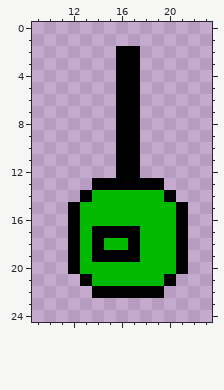
Edited in one commit: pixel-art sprite (roam_boter/simulation/debug_images/tank_turret.png). The picture above was drawn from the file before the commit.
The file is 32x32 pixels. Shown: x 9..23, y 0..24.
The result:
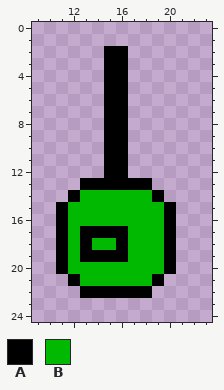
Palette (. is transparent): A #000000  B #00b900
Edits made:
{"y":2,"x":15,"old":".","new":"A"}
{"y":2,"x":17,"old":"A","new":"."}
{"y":3,"x":15,"old":".","new":"A"}
{"y":3,"x":17,"old":"A","new":"."}
{"y":4,"x":15,"old":".","new":"A"}
{"y":4,"x":17,"old":"A","new":"."}
{"y":5,"x":15,"old":".","new":"A"}
{"y":5,"x":17,"old":"A","new":"."}
{"y":6,"x":15,"old":".","new":"A"}
{"y":6,"x":17,"old":"A","new":"."}
{"y":7,"x":15,"old":".","new":"A"}
{"y":7,"x":17,"old":"A","new":"."}
{"y":8,"x":15,"old":".","new":"A"}
{"y":8,"x":17,"old":"A","new":"."}
{"y":9,"x":15,"old":".","new":"A"}
{"y":9,"x":17,"old":"A","new":"."}
{"y":10,"x":15,"old":".","new":"A"}
{"y":10,"x":17,"old":"A","new":"."}
{"y":11,"x":15,"old":".","new":"A"}
{"y":11,"x":17,"old":"A","new":"."}
{"y":12,"x":15,"old":".","new":"A"}
{"y":12,"x":17,"old":"A","new":"."}
{"y":13,"x":13,"old":".","new":"A"}
{"y":13,"x":19,"old":"A","new":"."}
{"y":14,"x":12,"old":".A","new":"AB"}
{"y":14,"x":19,"old":"BA","new":"A."}
{"y":15,"x":11,"old":".A","new":"AB"}
{"y":15,"x":20,"old":"BA","new":"A."}
{"y":16,"x":11,"old":".A","new":"AB"}
{"y":16,"x":20,"old":"BA","new":"A."}
{"y":17,"x":11,"old":".AB","new":"ABA"}
{"y":17,"x":17,"old":"A","new":"B"}
{"y":17,"x":20,"old":"BA","new":"A."}
{"y":18,"x":11,"old":".ABA","new":"ABAB"}
{"y":18,"x":16,"old":"BA","new":"AB"}
{"y":18,"x":20,"old":"BA","new":"A."}
{"y":19,"x":11,"old":".AB","new":"ABA"}
{"y":19,"x":17,"old":"A","new":"B"}
{"y":19,"x":20,"old":"BA","new":"A."}
{"y":20,"x":11,"old":".A","new":"AB"}
{"y":20,"x":20,"old":"BA","new":"A."}
{"y":21,"x":12,"old":".A","new":"AB"}
{"y":21,"x":19,"old":"BA","new":"A."}
{"y":22,"x":13,"old":".","new":"A"}
{"y":22,"x":19,"old":"A","new":"."}
